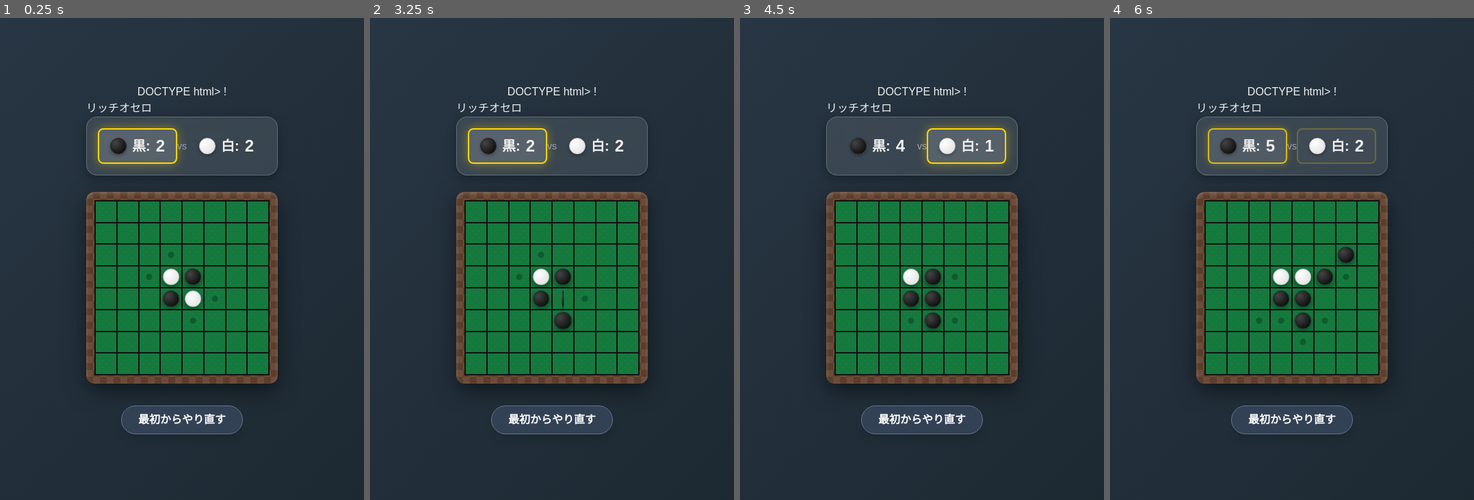
Above: before the commit, frames 1-4 (left to right).
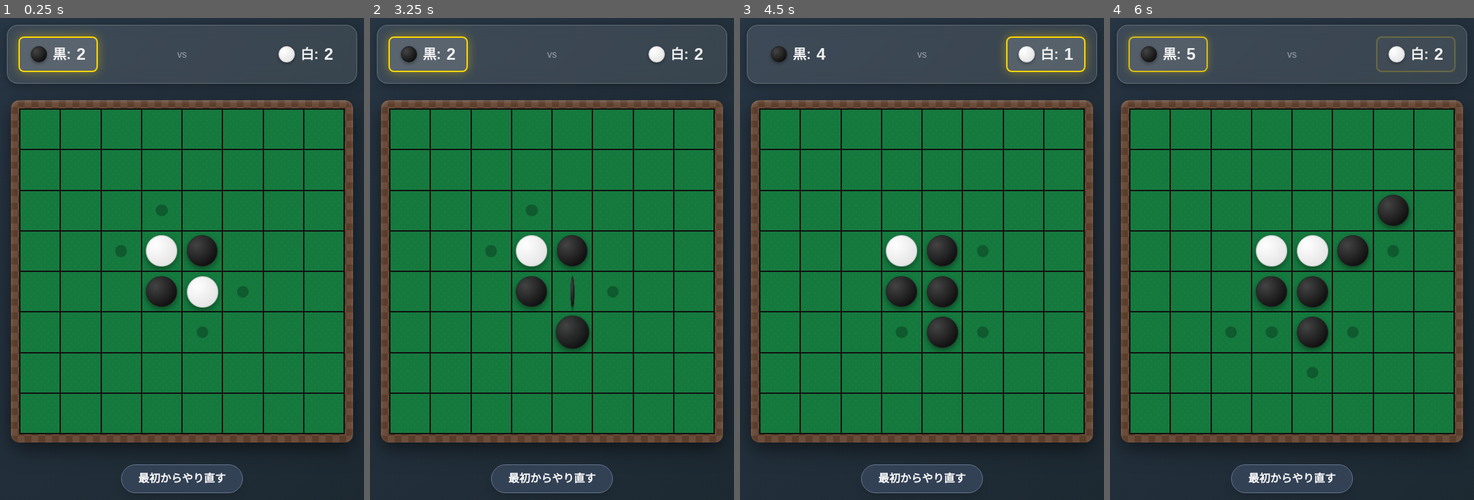
Above: after the commit, the same moments.

Repository: 223022-commits/B7._game
Game: browser game, page index.html
Two runs of this game, one before a commit and one after it. Both use one fixed random seed, a clock stepped at 60 frames per second and the inputs below.
Inputs (mouse positions are in pixels of both pictures, inside the frame that each line leads up to; where the layout moved, square brackets give the same spot in the first picture):
- Up to frame 1 (0.25 s): no input
- Up to frame 2 (3.25 s): click (653, 172) [606, 234] at 1.27 s; click (450, 292) [497, 297] at 1.87 s; click (450, 374) [497, 340] at 2.02 s; click (530, 249) [541, 278] at 2.47 s; click (573, 331) [562, 321] at 3.07 s
- Up to frame 3 (4.5 s): click (1023, 331) [976, 321] at 3.67 s; click (860, 374) [889, 340] at 4.27 s
- Up to frame 4 (6 s): click (1353, 249) [1324, 278] at 4.52 s; click (1270, 210) [1281, 254] at 4.87 s; click (1393, 210) [1346, 254] at 5.47 s

The runs differ from the first frame. In frame 1, 59% of the frame differs, in the area x 1-99%, y 1-99%; in frame 2, 60%; in frame 3, 60%; in frame 4, 61%.

Commit message:
再開始後に前の対局の演出が反映されないようにする

Diff:
--- a/index.html
+++ b/index.html
@@ -1,9 +1,9 @@
-DOCTYPE html>
+<!DOCTYPE html>
 <html lang="ja">
 <head>
     <meta charset="UTF-8">
     <meta name="viewport" content="width=device-width, initial-scale=1.0">
-    !<titl<e>リッチオセロ</title>
+    <title>リッチオセロ</title>
     <script src="https://cdn.tailwindcss.com"></script>
     <style>
         @import url('https://fonts.googleapis.com/css2?family=M+PLUS+Rounded+1c:wght@500;700&display=swap');
@@ -269,6 +269,7 @@
     let currentPlayer = BLACK;
     let isGameOver = false;
     let isAnimating = false;
+    let gameSession = 0;
 
     // 方向 (8方向)
     const DIRECTIONS = [
@@ -290,6 +291,7 @@
 
     // === 初期化 ===
     function initGame() {
+        gameSession++;
         boardState = Array.from({length: 8}, () => Array(8).fill(EMPTY));
         currentPlayer = BLACK;
         isGameOver = false;
@@ -304,6 +306,7 @@
         createBoardDOM();
         updateUI();
         gameOverModal.classList.remove('active');
+        toast.classList.remove('show');
     }
 
     // === DOM生成 ===
@@ -337,12 +340,14 @@
         const flippable = getFlippableDiscs(row, col, currentPlayer);
 
         if (flippable.length > 0) {
+            const moveSession = gameSession;
             isAnimating = true;
             // 石を置く
             placeDisc(row, col, currentPlayer);
 
             // 裏返す処理
-            await flipDiscs(flippable, currentPlayer);
+            await flipDiscs(flippable, currentPlayer, moveSession);
+            if (moveSession !== gameSession) return;
 
             // ターン交代と判定
             changeTurn();
@@ -385,7 +390,7 @@
     }
 
     // === 石を裏返す(アニメーション付き) ===
-    function flipDiscs(discs, player) {
+    function flipDiscs(discs, player, moveSession) {
         return new Promise(resolve => {
             let completed = 0;
 
@@ -394,6 +399,10 @@
             discs.forEach((discInfo, index) => {
                 // 少し時間差をつけてパタパタめくる演出
                 setTimeout(() => {
+                    if (moveSession !== gameSession) {
+                        resolve();
+                        return;
+                    }
                     const r = discInfo.r;
                     const c = discInfo.c;
                     boardState[r][c] = player;
@@ -540,15 +549,19 @@
         resultTitle.innerText = title;
         resultMessage.innerText = `黒: ${blackCount}  -  白: ${whiteCount}`;
 
+        const endedSession = gameSession;
         setTimeout(() => {
+            if (endedSession !== gameSession) return;
             gameOverModal.classList.add('active');
         }, 500);
     }
 
     function showToast(msg) {
+        const toastSession = gameSession;
         toast.innerText = msg;
         toast.classList.add('show');
         setTimeout(() => {
+            if (toastSession !== gameSession) return;
             toast.classList.remove('show');
         }, 3000);
     }
